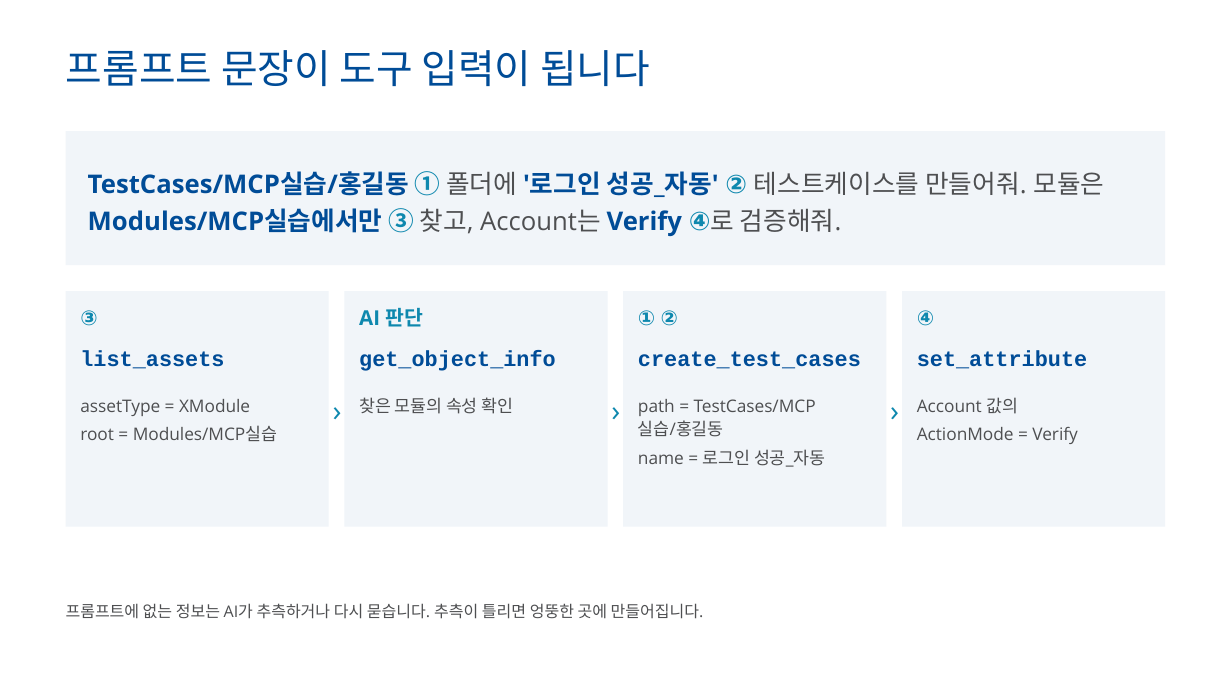
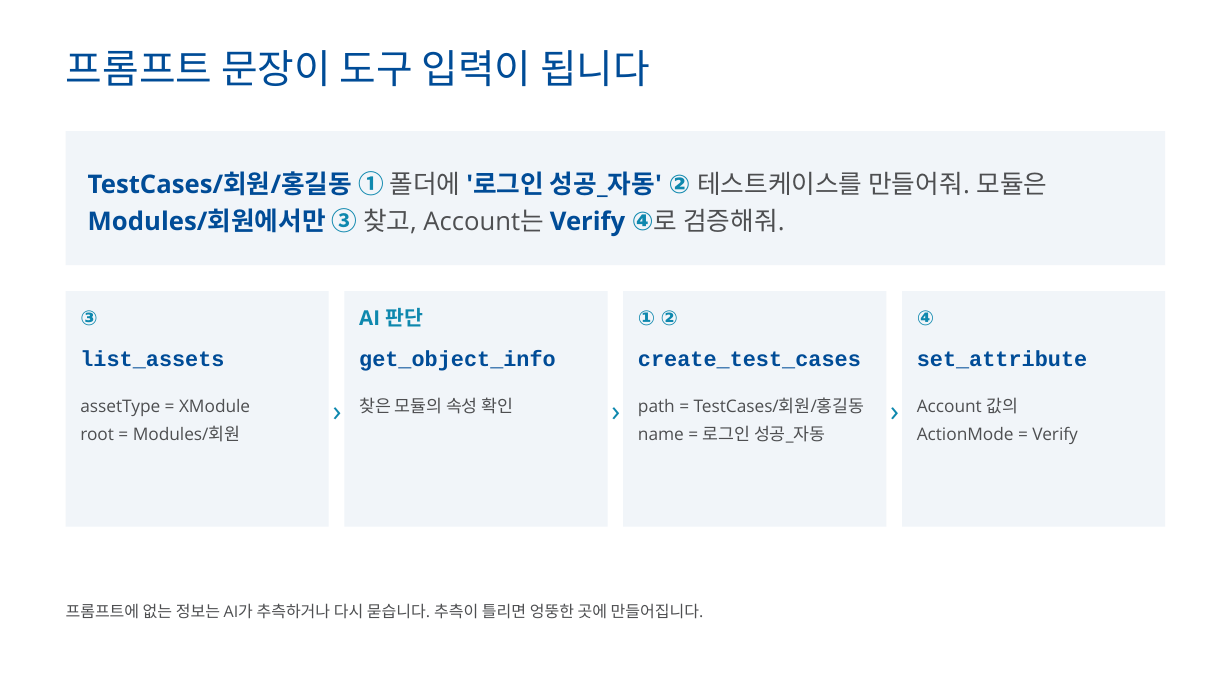
Before and after one commit to tjkim0725/Agent, a slide deck: slide 36 of tosca-mcp-training/Tosca_Commander_MCP_교육자료.pptx. Drawn at 1232x693 pixels with LibreOffice and Linux fonts; fonts in the diff are those of the drawing; background and template pictures are left out. Boxes give left, top, right and bottom in pixels: in the first picture for what was removed or moved away, otherwise in the second. Text is boxed around its words. In the diff, an @@ line names an element or a change of style, - is before the commit and + after.

```diff
--- a/tosca-mcp-training/Tosca_Commander_MCP_교육자료.pptx
+++ b/tosca-mcp-training/Tosca_Commander_MCP_교육자료.pptx
@@ text at [88,171,1048,236]: text changed @@
-TestCases/MCP실습/홍길동 ① 폴더에 '로그인 성공_자동' ② 테스트케이스를 만들어줘. 모듈은 Modules/MCP실습에서만 ③ 찾고, Account는 Verify ④로 검증해줘.
+TestCases/회원/홍길동 ① 폴더에 '로그인 성공_자동' ② 테스트케이스를 만들어줘. 모듈은 Modules/회원에서만 ③ 찾고, Account는 Verify ④로 검증해줘.
@@ text at [638,397,865,416]: text changed @@
-path = TestCases/MCP실습/홍길동
+path = TestCases/회원/홍길동
@@ text at [80,425,241,442]: text changed @@
-root = Modules/MCP실습
+root = Modules/회원
```
Also in this commit, not shown: 35 other slides changed, 7 slides added, 7 slides removed, 8 other files.
